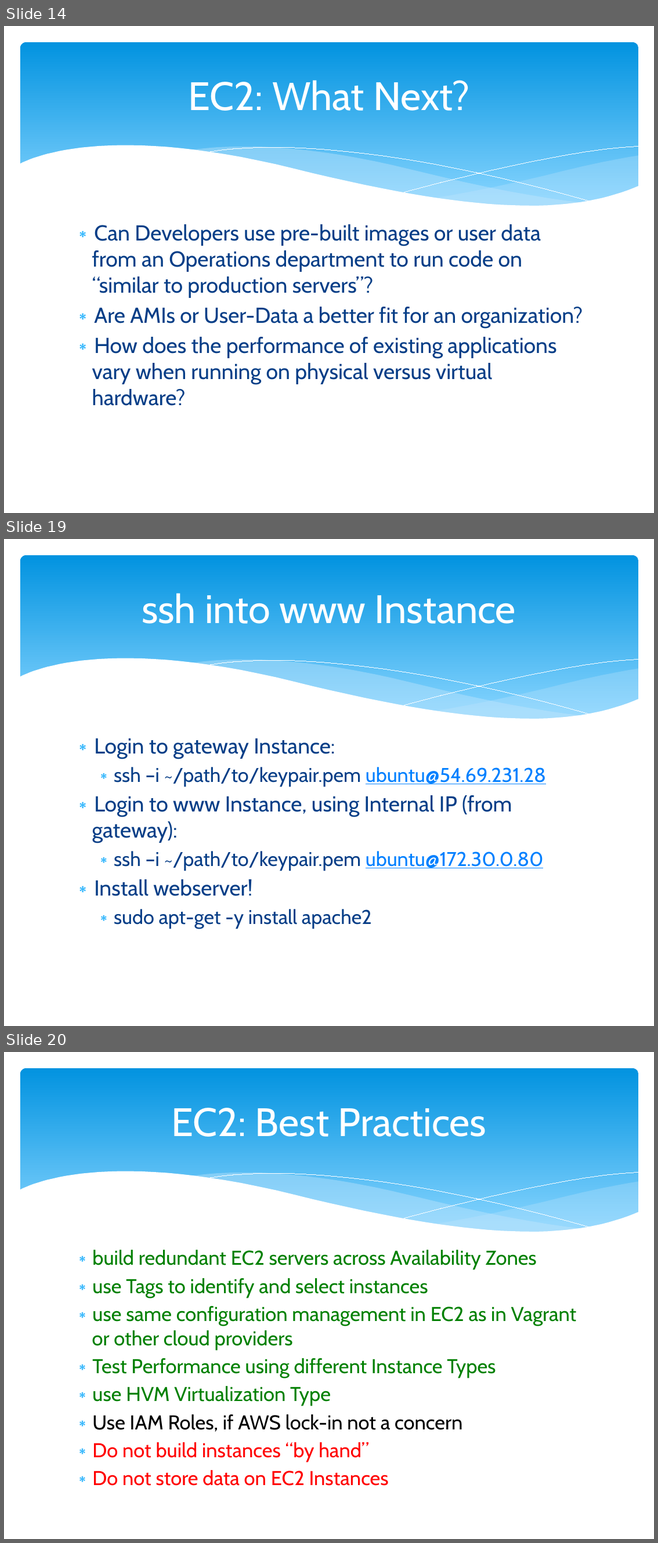
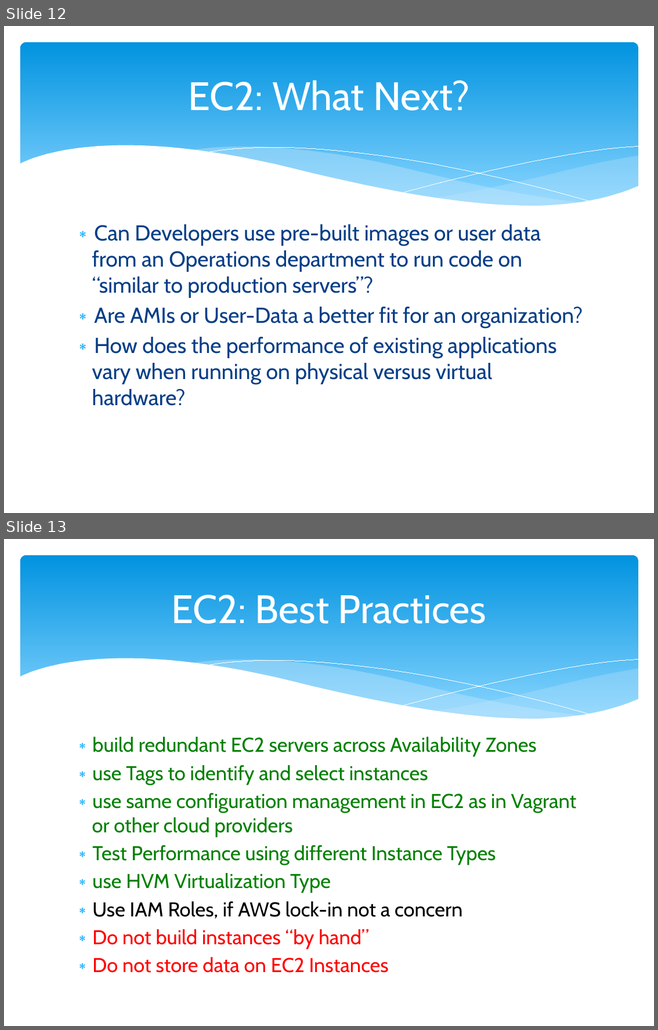
Before and after one commit to cloudavail/awstraining, a slide deck: aws-ec2/aws-ec2.pptx. Shown one above the other, each under a label of ours: slides 14, 19 and 20 before the commit, slides 12 and 13 after it; the slides between them are not shown. The pictures are 658x1543 and 658x1030 pixels, drawn with LibreOffice and Linux fonts; fonts in the diff are those of the drawing. Boxes give left, top, right and bottom in pixels: in the first picture for what was removed or moved away, otherwise in the second. Text is boxed around its words. In the diff, an @@ line names an element or a change of style, - is before the commit and + after.

Commit message:
move labs into aws-ec2-lab powerpoint

```diff
--- a/aws-ec2/aws-ec2.pptx
+++ b/aws-ec2/aws-ec2.pptx
@@ slide 19 removed at [4,539,654,1026], background #FFFFFF; not listed: 6 template elements that a slide beside it also shows @@
@@ title removed at [141,593,516,624] @@
-ssh into www Instance
@@ text removed at [92,739,546,929] @@
-∗ Login to gateway Instance:
-  ∗ ssh –i ~/path/to/keypair.pem ubuntu@54.69.231.28
-∗ Login to www Instance, using Internal IP (from gateway):
-  ∗ ssh –i ~/path/to/keypair.pem ubuntu@172.30.0.80
-∗ Install webserver!
-  ∗ sudo apt-get -y install apache2
@@ what was slide 14 is now slide 12 @@
@@ what was slide 20 is now slide 13 @@
```
Also in this commit, not shown: 6 other slides removed, 1 other file.
